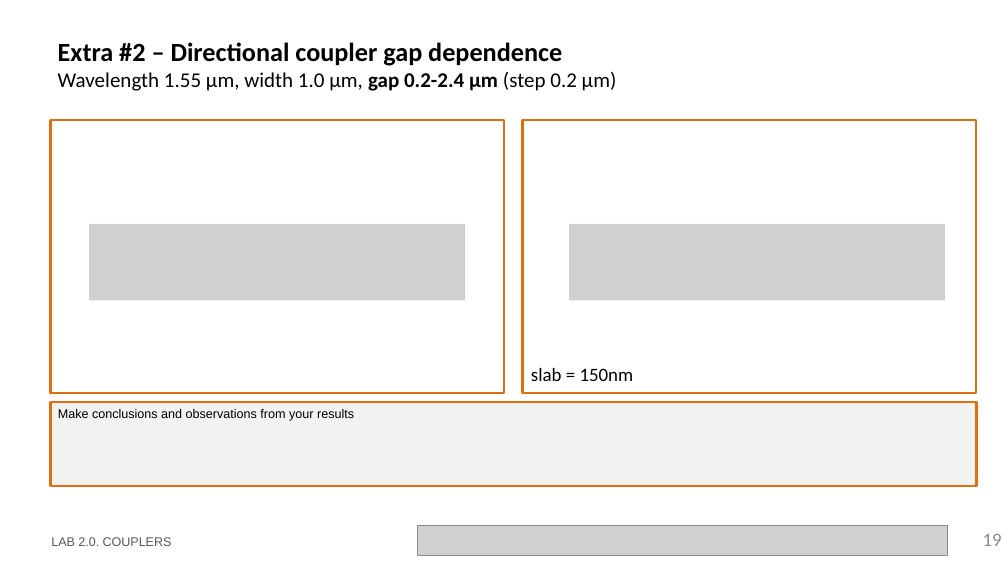
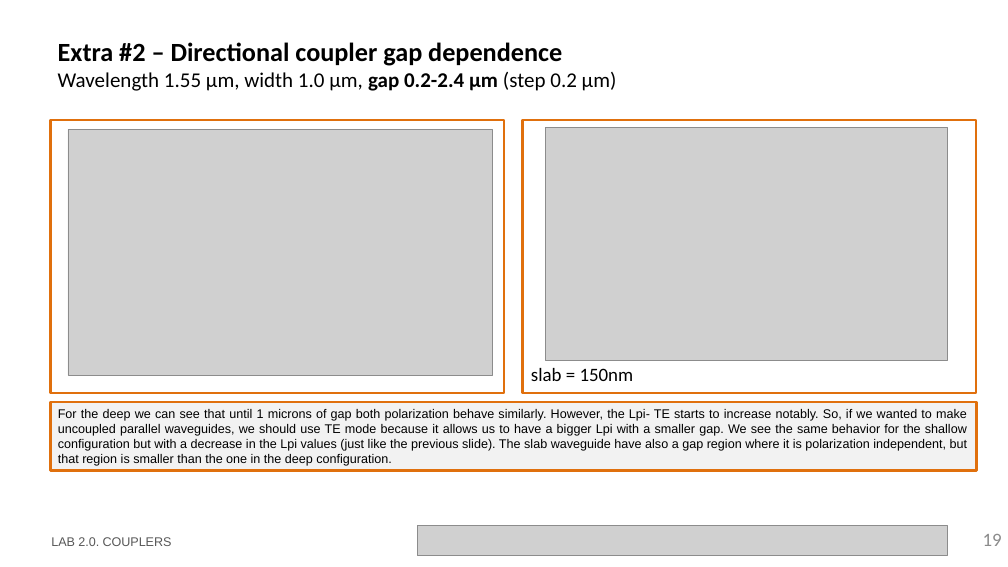
Before and after one commit to DBAEASE/pic-upv-lab2, a slide deck: slide 19 of LabBook_20.pptx. Drawn at 1008x567 pixels with LibreOffice and Linux fonts; fonts in the diff are those of the drawing; grey boxes stand for pictures; background and template pictures are left out. Boxes give left, top, right and bottom in pixels: in the first picture for what was removed or moved away, otherwise in the second. Text is boxed around its words. In the diff, an @@ line names an element or a change of style, - is before the commit and + after.

Commit message:
Added extra exercises

```diff
--- a/LabBook_20.pptx
+++ b/LabBook_20.pptx
@@ picture added at (68,129,492,375) @@
@@ picture added at (546,128,948,361) @@
@@ picture removed at (89,224,465,300) @@
@@ picture removed at (569,224,945,300) @@
@@ rectangle "For the deep we can ...": place and size @@
-rectangle "For the deep we can ..." at (51,402,977,486)
+rectangle "For the deep we can ..." at (51,402,977,471)
@@ text in rectangle at (58,409,967,466): text changed @@
-Make conclusions and observations from your results
+For the deep we can see that until 1 microns of gap both polarization behave similarly. However, the Lpi- TE starts to increase notably. So, if we wanted to make uncoupled parallel waveguides, we should use TE mode because it allows us to have a bigger Lpi with a smaller gap. We see the same behavior for the shallow configuration but with a decrease in the Lpi values (just like the previous slide). The slab waveguide have also a gap region where it is polarization independent, but that region is smaller than the one in the deep configuration.
```
Also in this commit, not shown: 3 other slides changed, 1 other file.
